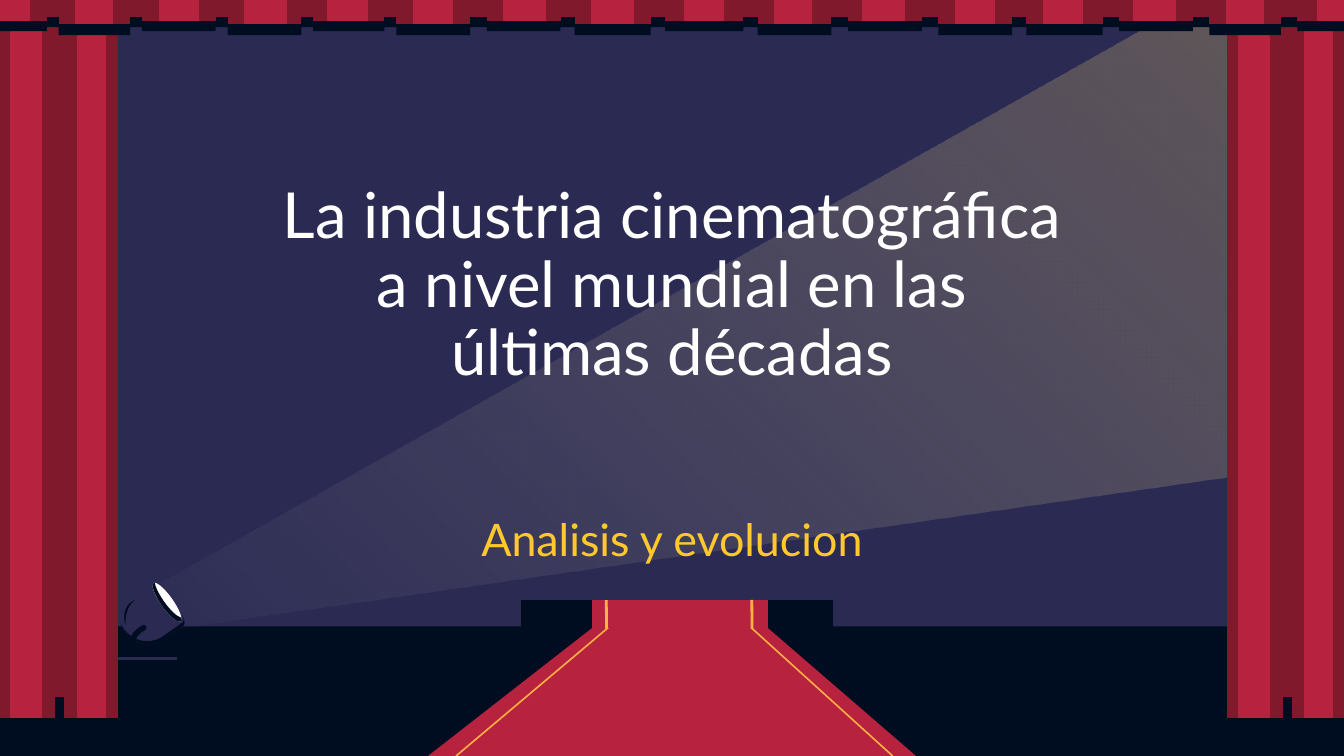
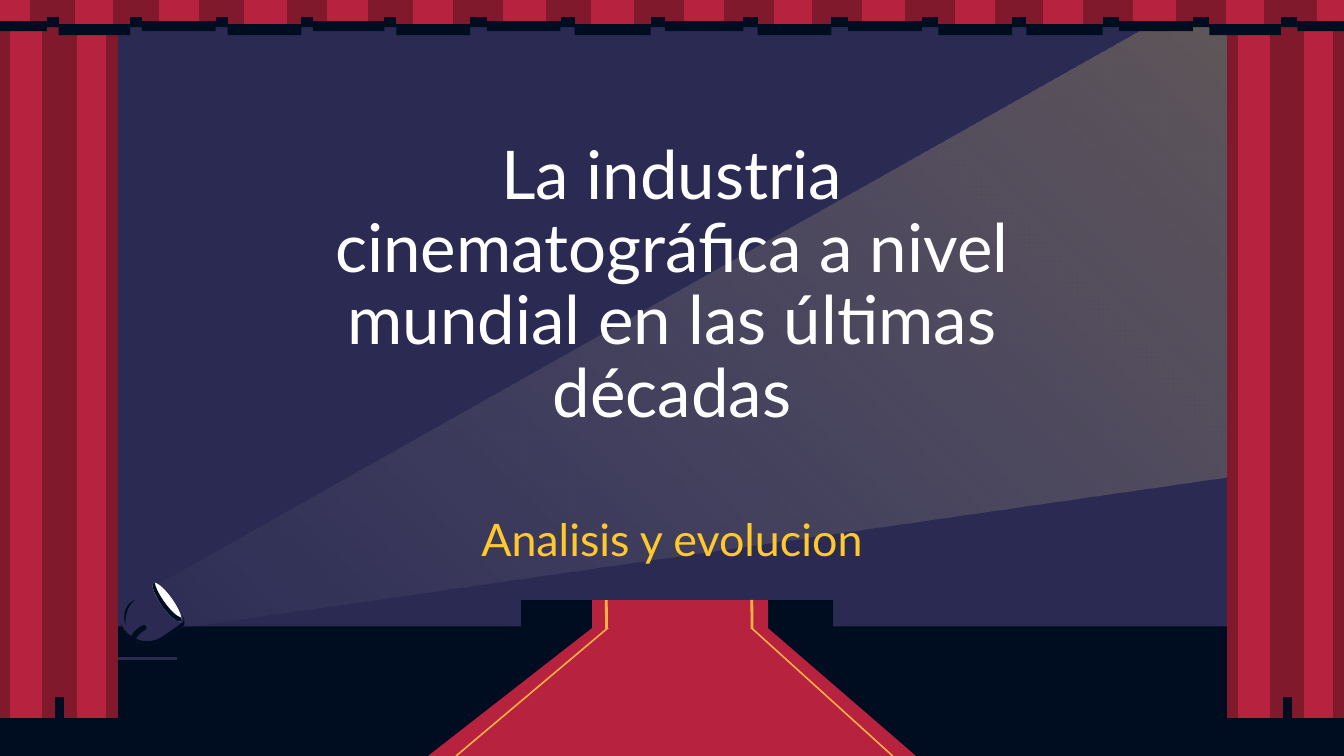
Before and after one commit to DanielaRandazo/coderhouse, a slide deck: slide 1 of Presentacion_Insights_DanielaRandazo.pptx. Drawn at 1344x756 pixels with LibreOffice and Linux fonts; fonts in the diff are those of the drawing. Boxes give left, top, right and bottom in pixels: in the first picture for what was removed or moved away, otherwise in the second. Text is boxed around its words. In the diff, an @@ line names an element or a change of style, - is before the commit and + after.

```diff
--- a/Presentacion_Insights_DanielaRandazo.pptx
+++ b/Presentacion_Insights_DanielaRandazo.pptx
@@ title "La industria cinematográfica a nivel ..." at box(335, 149, 1009, 418): size 34 to 36 pt @@
```
Also in this commit, not shown: 1 other slide changed, 7 slides added.
